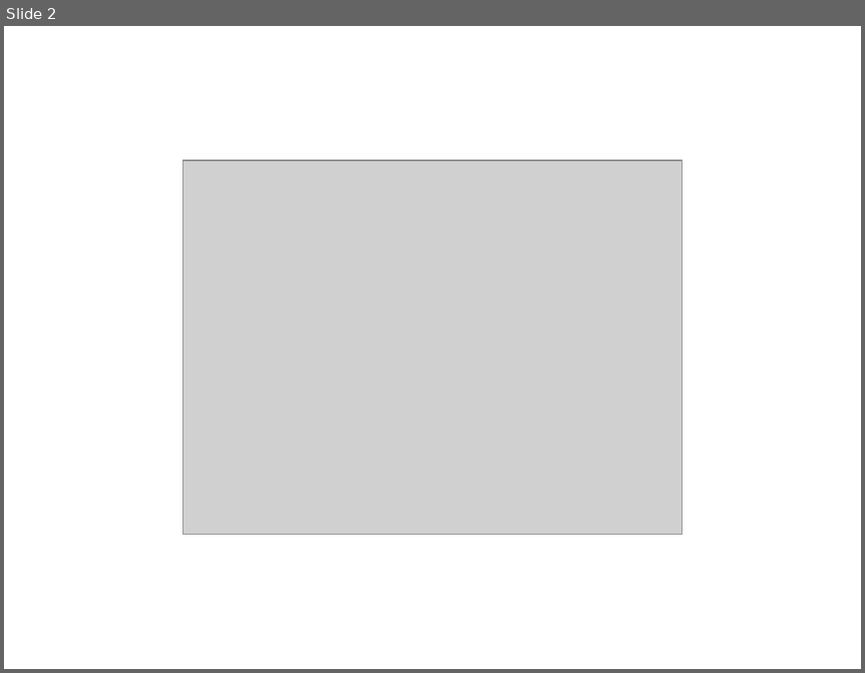
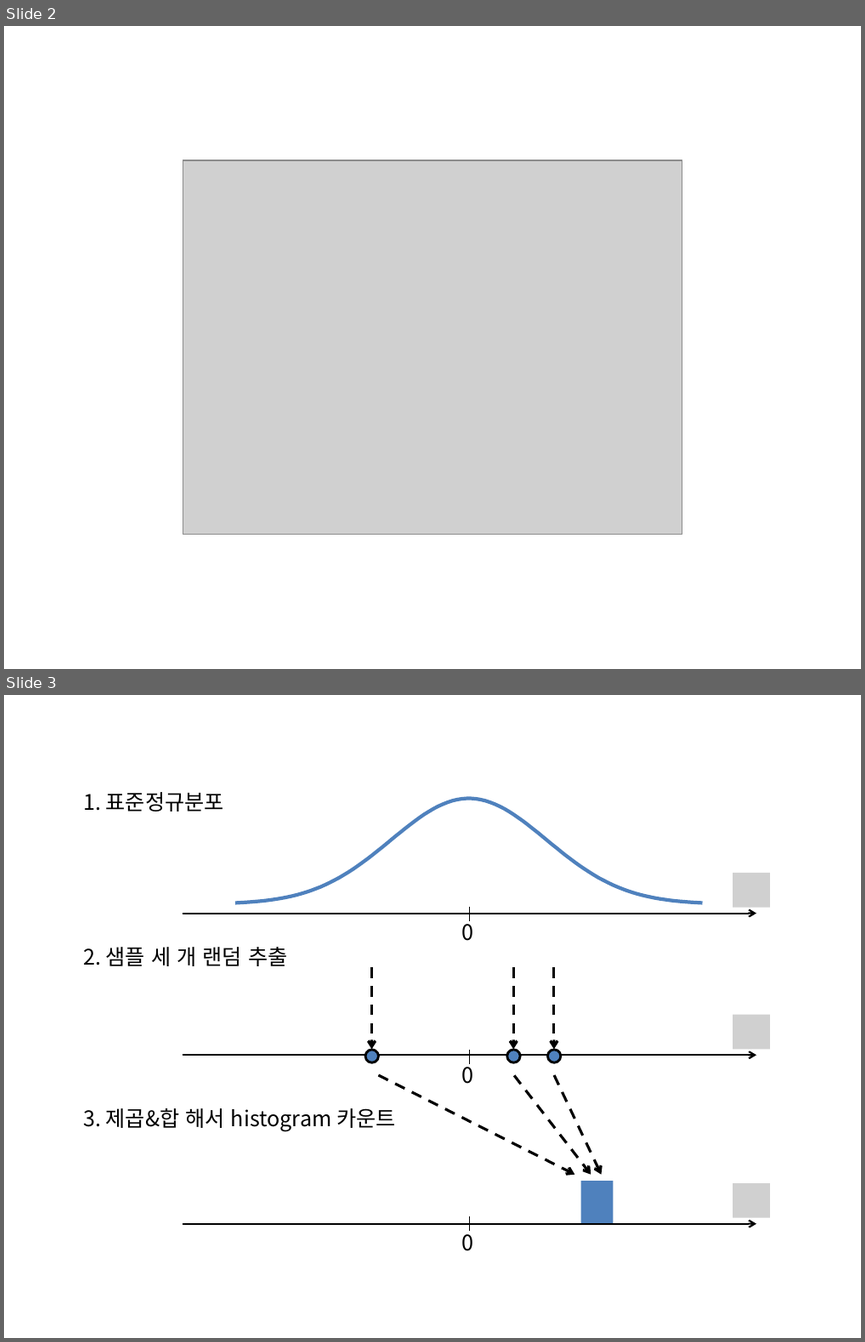
Before and after one commit to answeredbyablemind/answeredbyablemind.github.io, a slide deck: pics/2021-12-13-chi_square/pics.pptx. Shown one above the other, each under a label of ours: slide 2 before the commit, slides 2 and 3 after it. The pictures are 865x673 and 865x1342 pixels, drawn with LibreOffice and Linux fonts; fonts in the diff are those of the drawing; grey boxes stand for pictures. Boxes give left, top, right and bottom in pixels: in the first picture for what was removed or moved away, otherwise in the second. Text is boxed around its words. In the diff, an @@ line names an element or a change of style, - is before the commit and + after.

```diff
--- a/pics/2021-12-13-chi_square/pics.pptx
+++ b/pics/2021-12-13-chi_square/pics.pptx
@@ slide 3 added at (4,695,861,1338), background #FFFFFF @@
@@ text added at (83,792,224,811), 18 pt, text #000000 @@
+1. 표준정규분포
@@ freeform shape added at (235,799,703,903), outline #4F81BD 3 pt @@
@@ picture added at (732,873,769,907) @@
@@ arrow added from (183, 913) to (756, 913), #000000 1.5 pt @@
@@ text added at (462,918,474,941), 18 pt, text #000000 @@
+0
@@ line added from (469, 907) to (469, 920), #000000 1 pt @@
@@ text added at (83,947,287,966), 18 pt, text #000000 @@
+2. 샘플 세 개 랜덤 추출
@@ arrow added from (371, 968) to (371, 1049), #000000 2.25 pt dashed @@
@@ arrow added from (513, 968) to (513, 1049), #000000 2.25 pt dashed @@
@@ arrow added from (554, 968) to (554, 1049), #000000 2.25 pt dashed @@
@@ picture added at (732,1015,769,1049) @@
@@ ellipse added at (365,1049,378,1062), fill #4F81BD, outline #000000 2 pt @@
@@ line added from (469, 1049) to (469, 1064), #000000 1 pt @@
@@ ellipse added at (507,1049,520,1062), fill #4F81BD, outline #000000 2 pt @@
@@ ellipse added at (547,1049,560,1062), fill #4F81BD, outline #000000 2 pt @@
@@ arrow added from (183, 1055) to (756, 1055), #000000 1.5 pt @@
@@ arrow added from (378, 1076) to (574, 1174), #000000 2.25 pt dashed @@
@@ text added at (462,1061,474,1083), 18 pt, text #000000 @@
+0
@@ arrow added from (514, 1076) to (590, 1174), #000000 2.25 pt dashed @@
@@ arrow added from (554, 1076) to (602, 1174), #000000 2.25 pt dashed @@
@@ text added at (83,1108,396,1132), 18 pt, text #000000 @@
+3. 제곱&합 해서 histogram 카운트
@@ rectangle added at (580,1181,613,1224), fill #4F81BD @@
@@ picture added at (732,1184,769,1218) @@
@@ arrow added from (183, 1224) to (756, 1224), #000000 1.5 pt @@
@@ text added at (462,1228,474,1251), 18 pt, text #000000 @@
+0
@@ line added from (469, 1217) to (469, 1231), #000000 1 pt @@
```
Also in this commit, not shown: 2 other slides added, 6 other files.
